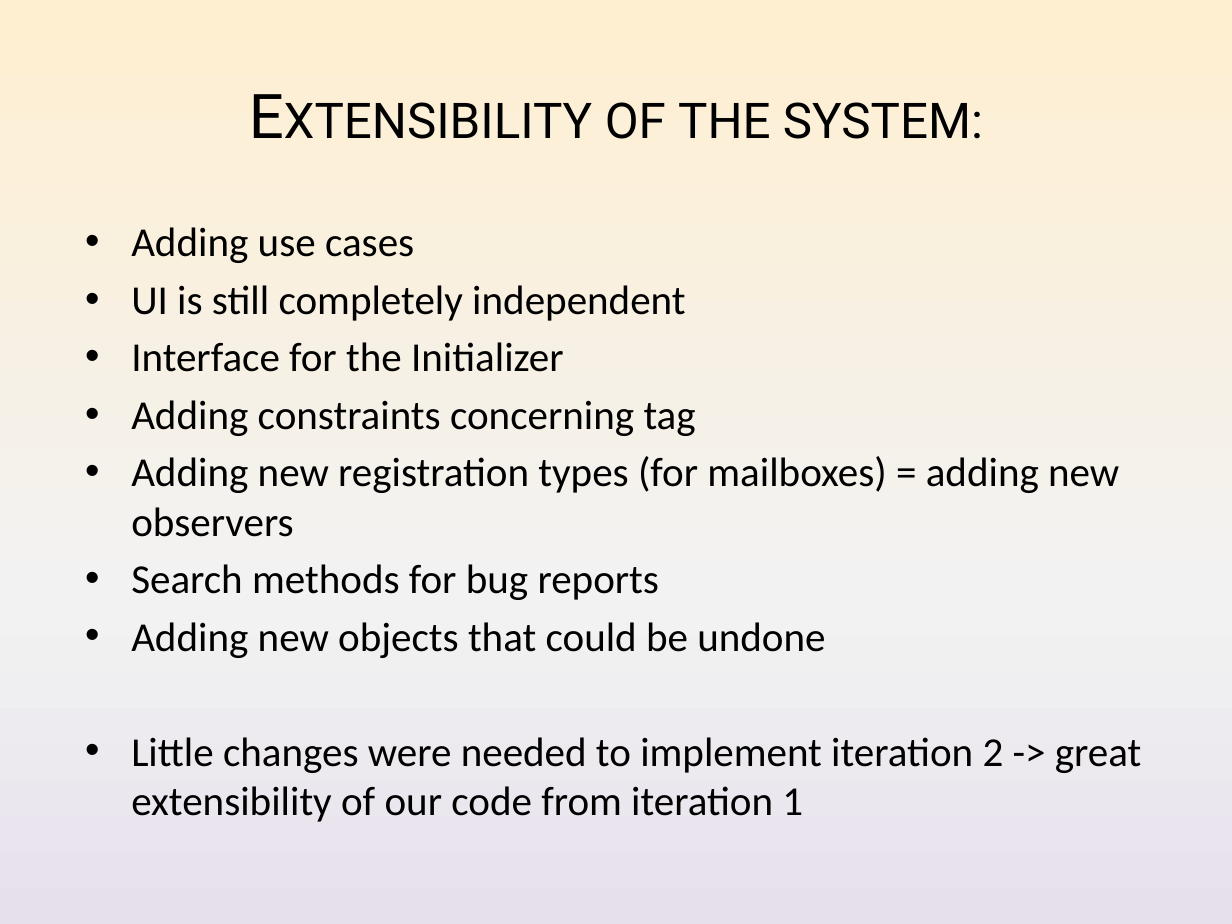
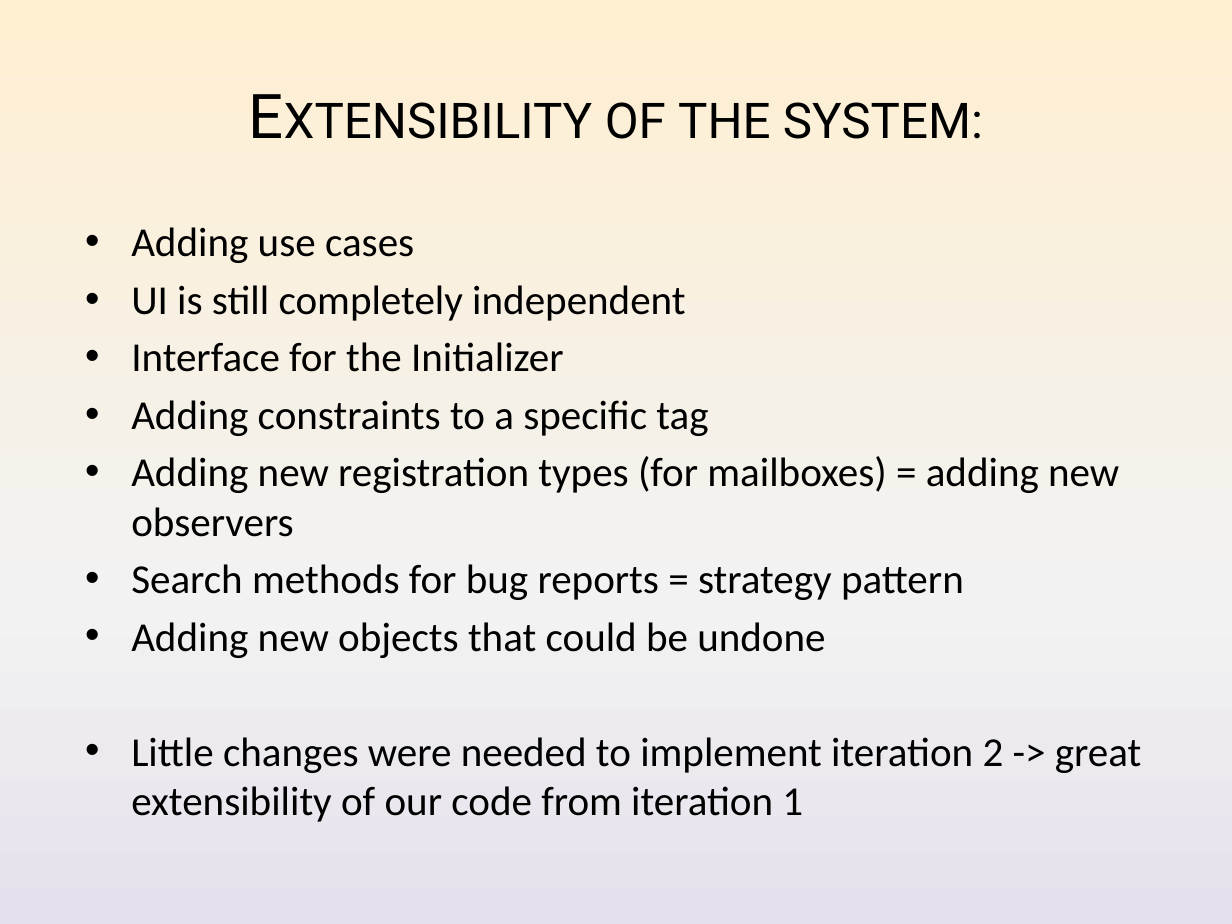
Before and after one commit to Nickelium/Software-Development, a slide deck: slide 15 of Presentaties/Iteratie 2/SWOP Presentatie 2 Inhoud.pptx. Drawn at 1232x924 pixels with LibreOffice and Linux fonts; fonts in the diff are those of the drawing. Boxes give left, top, right and bottom in pixels: in the first picture for what was removed or moved away, otherwise in the second. Text is boxed around its words. In the diff, an @@ line names an element or a change of style, - is before the commit and + after.

```diff
--- a/Presentaties/Iteratie 2/SWOP Presentatie 2 Inhoud.pptx
+++ b/Presentaties/Iteratie 2/SWOP Presentatie 2 Inhoud.pptx
@@ text at [131, 400, 708, 436]: text changed @@
-• Adding constraints concerning tag
+• Adding constraints to a specific tag
@@ text at [131, 564, 964, 600]: text changed @@
-• Search methods for bug reports
+• Search methods for bug reports = strategy pattern
```
Also in this commit, not shown: 2 other slides changed, 4 other files.
